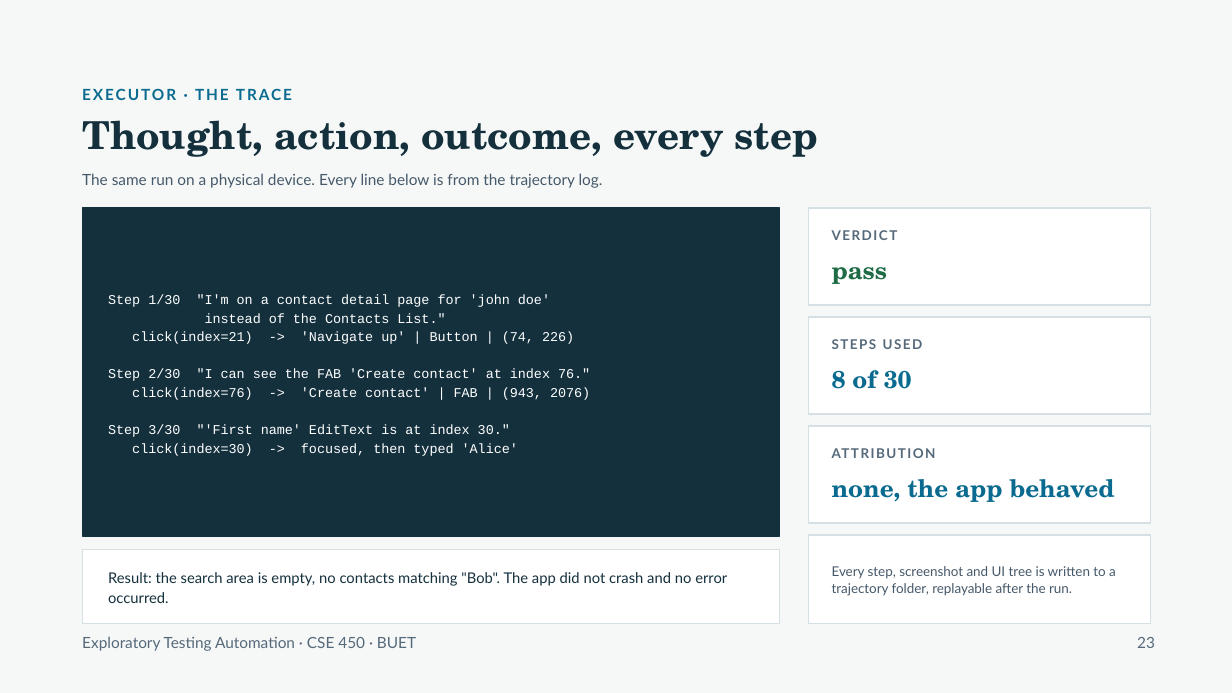
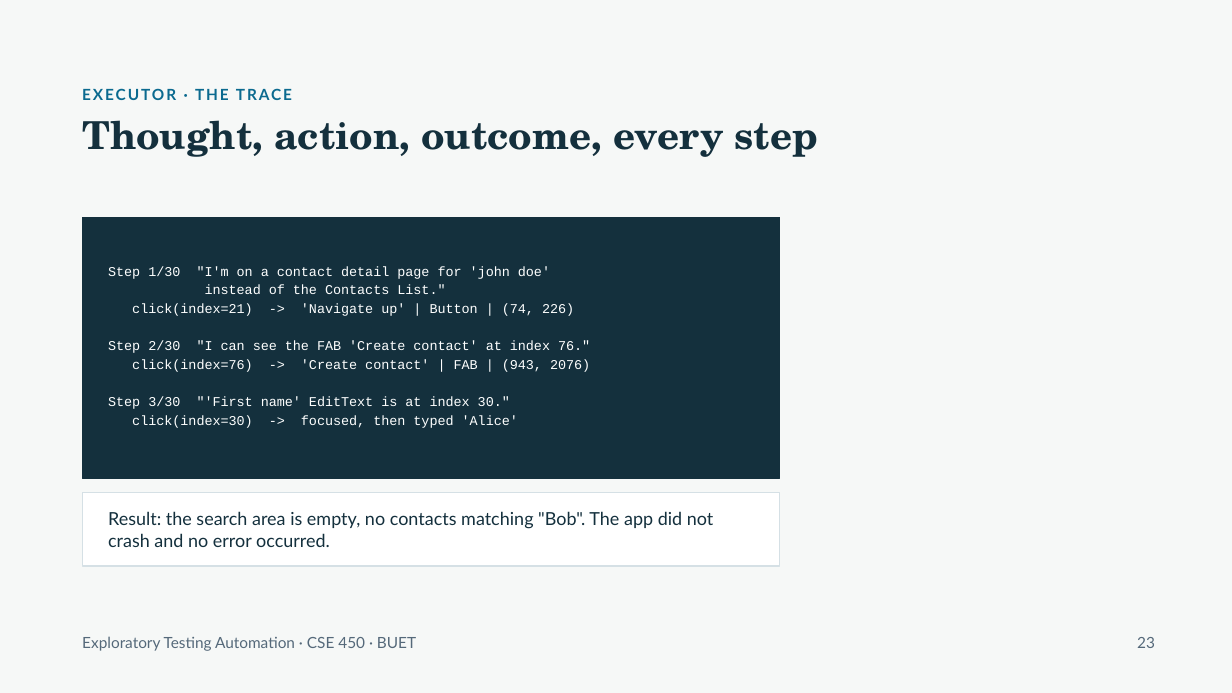
Before and after one commit to raihanrsdV1/Exploratory-Testing-Planner-Agent, a slide deck: slide 4 of presentation/split/3-Jonayed.pptx. Drawn at 1232x693 pixels with LibreOffice and Linux fonts; fonts in the diff are those of the drawing. Boxes give left, top, right and bottom in pixels: in the first picture for what was removed or moved away, otherwise in the second. Text is boxed around its words. In the diff, an @@ line names an element or a change of style, - is before the commit and + after.

```diff
--- a/presentation/split/3-Jonayed.pptx
+++ b/presentation/split/3-Jonayed.pptx
@@ text removed at bbox=[82, 173, 603, 188] @@
-The same run on a physical device. Every line below is from the trajectory log.
@@ rectangle removed at bbox=[809, 208, 1151, 305] @@
@@ rectangle: place and size @@
-rectangle at bbox=[82, 208, 780, 536]
+rectangle at bbox=[82, 217, 780, 479]
@@ text "Step 1/30 "I'm on a ...": place and size @@
-text "Step 1/30 "I'm on a ..." at bbox=[108, 294, 590, 456]
+text "Step 1/30 "I'm on a ..." at bbox=[108, 266, 590, 428]
@@ text removed at bbox=[832, 230, 898, 240] @@
-VERDICT
@@ text removed at bbox=[832, 267, 887, 284] @@
-pass
@@ rectangle removed at bbox=[809, 317, 1151, 414] @@
@@ text removed at bbox=[832, 339, 923, 349] @@
-STEPS USED
@@ text removed at bbox=[832, 370, 912, 389] @@
-8 of 30
@@ rectangle removed at bbox=[809, 426, 1151, 523] @@
@@ text removed at bbox=[832, 441, 1132, 465] @@
-ATTRIBUTION
@@ text removed at bbox=[832, 479, 1115, 502] @@
-none, the app behaved
@@ rectangle: place and size @@
-rectangle at bbox=[82, 550, 780, 624]
+rectangle at bbox=[82, 493, 780, 567]
@@ text "Result: the search area is ...": place and size @@
-text "Result: the search area is ..." at bbox=[108, 572, 727, 603]
+text "Result: the search area is ..." at bbox=[108, 511, 714, 547]
@@ text "Result: the search area is ..." at bbox=[108, 511, 714, 547]: size 11.5 to 14 pt; line spacing 15pt to 1 @@
@@ rectangle removed at bbox=[809, 535, 1151, 624] @@
@@ text removed at bbox=[832, 566, 1116, 596] @@
-Every step, screenshot and UI tree is written to a trajectory folder, replayable after the run.
```
Also in this commit, not shown: 4 other slides changed, 1 slide removed, 1 other file.
